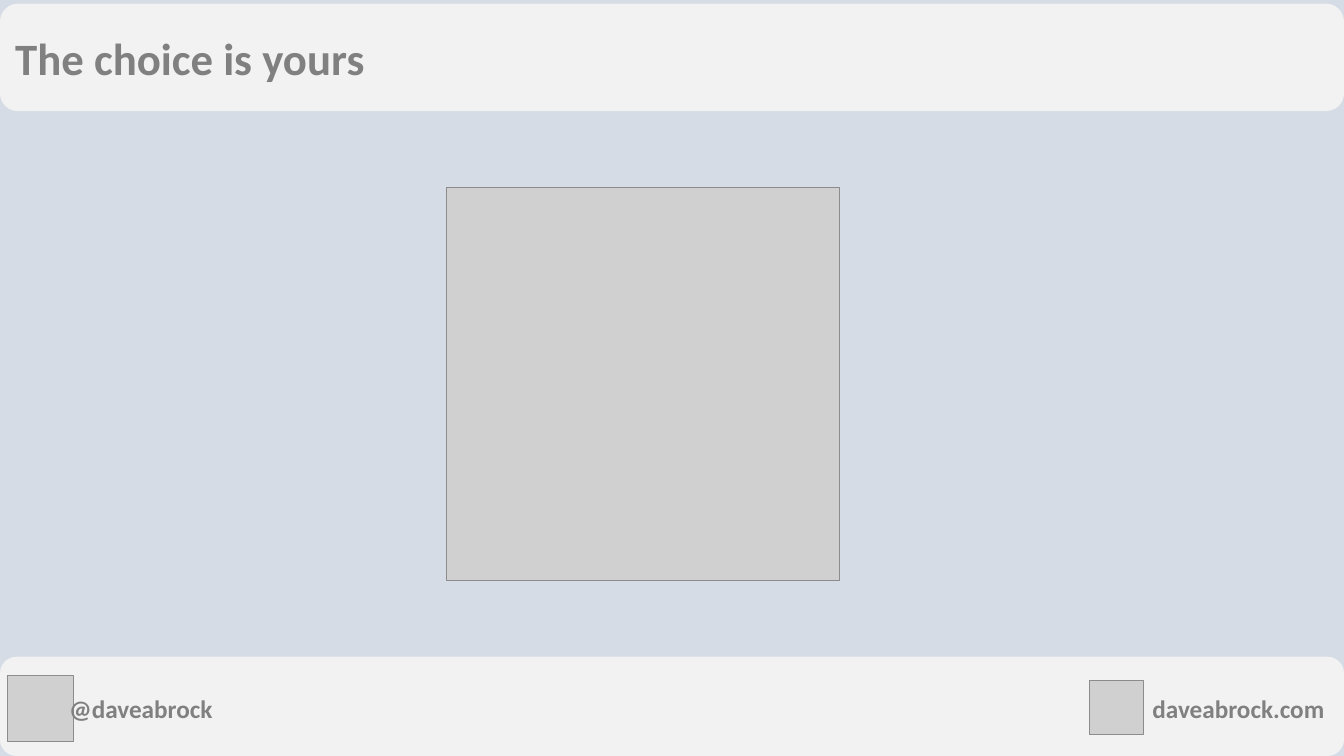
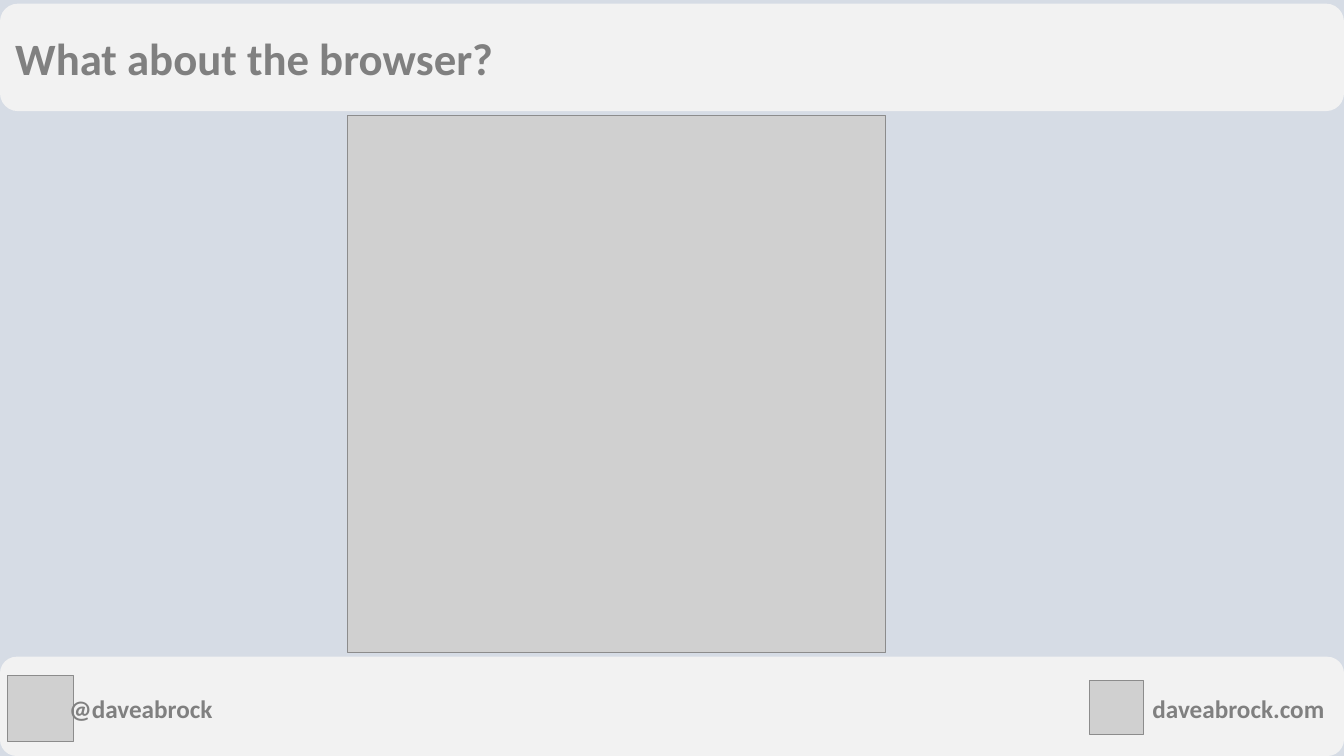
Before and after one commit to daveabrock/csharp-everywhere, a slide deck: slide 4 of slides/C# Everywhere with Blazor.pptx (slide 5 before the commit). Drawn at 1344x756 pixels with LibreOffice and Linux fonts; fonts in the diff are those of the drawing; grey boxes stand for pictures. Boxes give left, top, right and bottom in pixels: in the first picture for what was removed or moved away, otherwise in the second. Text is boxed around its words. In the diff, an @@ line names an element or a change of style, - is before the commit and + after.

```diff
--- a/slides/C# Everywhere with Blazor.pptx
+++ b/slides/C# Everywhere with Blazor.pptx
@@ text in rounded rectangle at bbox=[15, 43, 493, 75]: text changed @@
-The choice is yours
+What about the browser?
@@ picture: place and size @@
-picture at bbox=[447, 188, 840, 581]
+picture at bbox=[348, 115, 885, 652]
```
Also in this commit, not shown: 3 other slides changed, 1 slide added, 8 slides removed.
